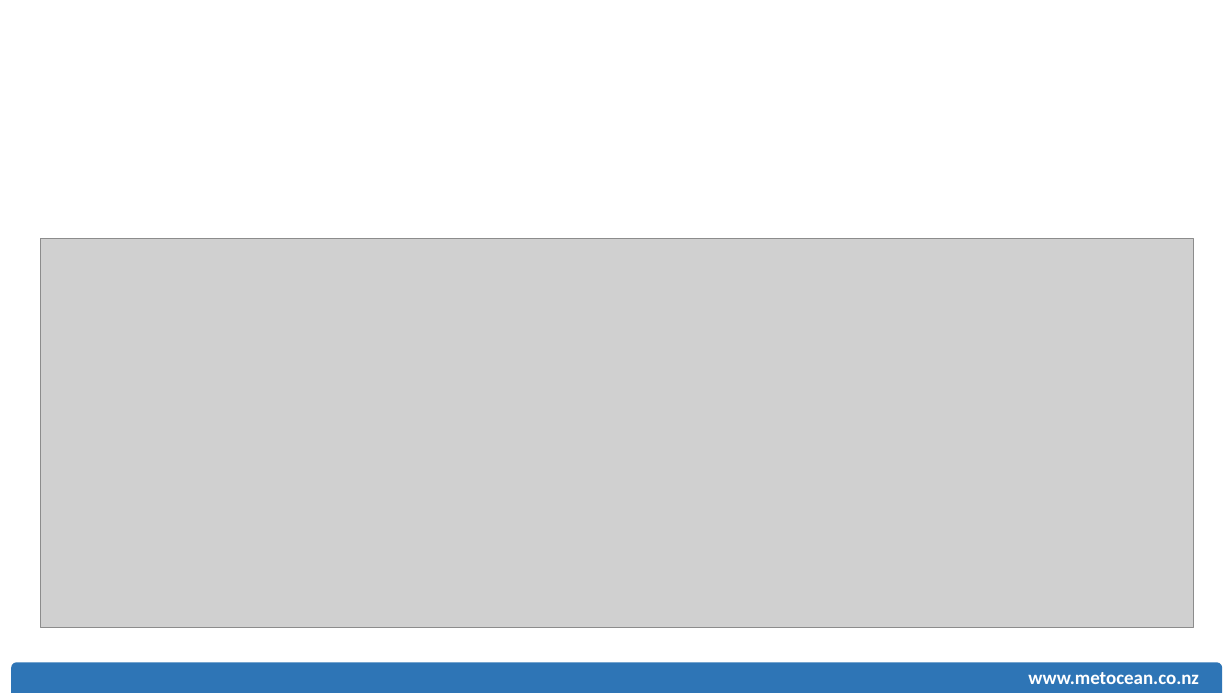
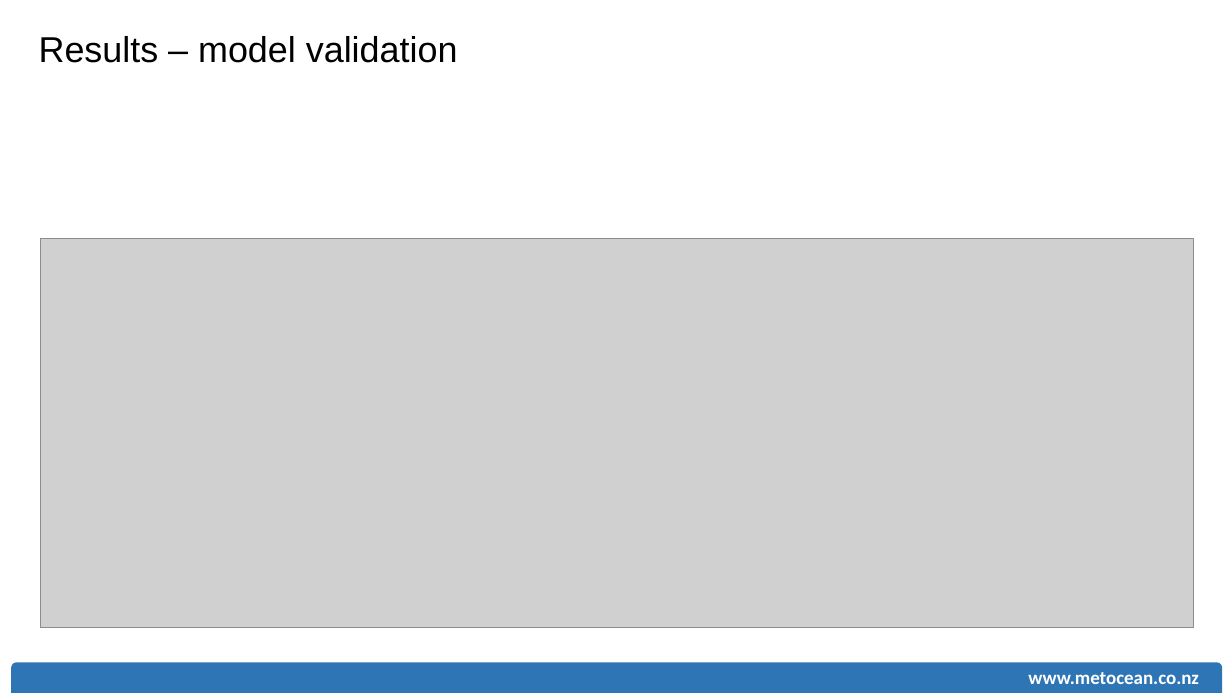
Before and after one commit to rsoutelino/CeP2015, a slide deck: slide 11 of soutelino_MSL_CeP2015.pptx (slide 12 before the commit). Drawn at 1232x693 pixels with LibreOffice and Linux fonts; fonts in the diff are those of the drawing; grey boxes stand for pictures. Boxes give left, top, right and bottom in pixels: in the first picture for what was removed or moved away, otherwise in the second. Text is boxed around its words. In the diff, an @@ line names an element or a change of style, - is before the commit and + after.

```diff
--- a/soutelino_MSL_CeP2015.pptx
+++ b/soutelino_MSL_CeP2015.pptx
@@ text added at (39,36,458,63), 28 pt, text #000000 @@
+Results – model validation
```
Also in this commit, not shown: 12 other slides changed, 1 slide removed.
